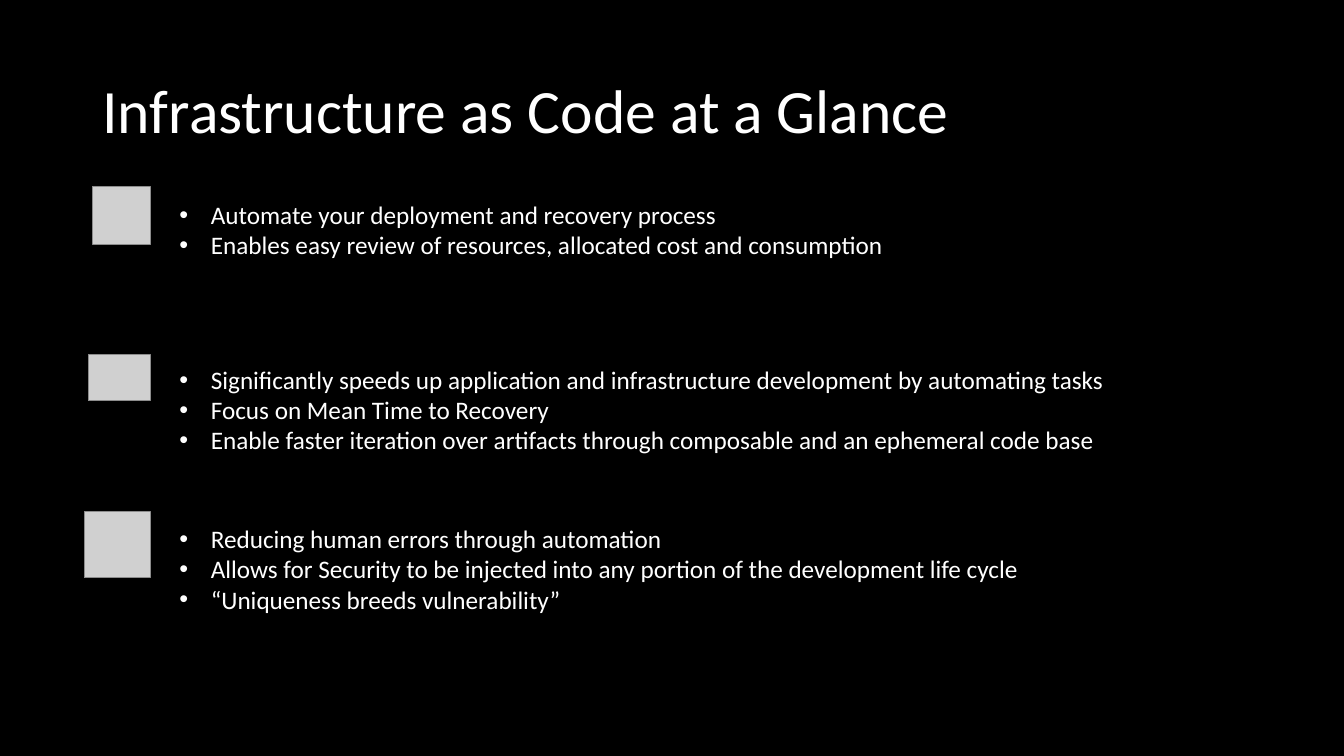
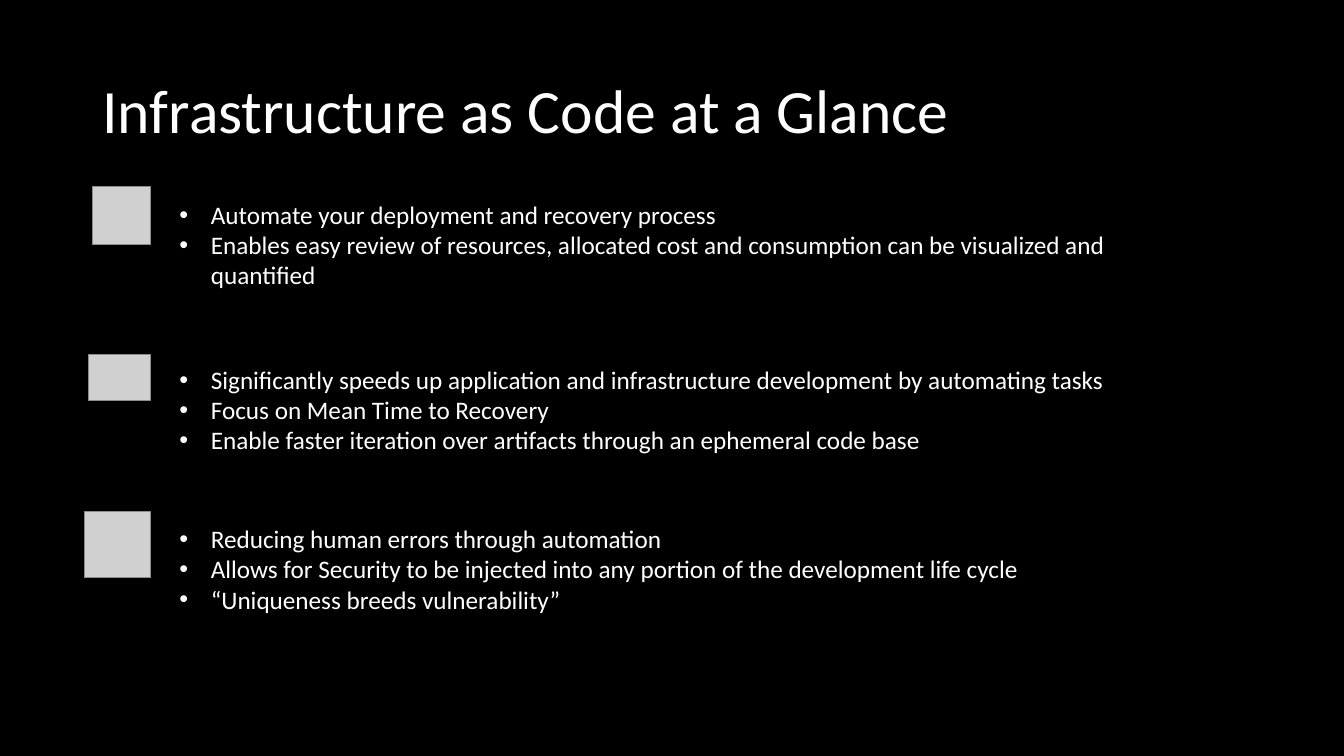
Before and after one commit to FraserPol/hashi-tech-excersise, a slide deck: slide 36 of Hashi-Demo-Preso.pptx. Drawn at 1344x756 pixels with LibreOffice and Linux fonts; fonts in the diff are those of the drawing; grey boxes stand for pictures. Boxes give left, top, right and bottom in pixels: in the first picture for what was removed or moved away, otherwise in the second. Text is boxed around its words. In the diff, an @@ line names an element or a change of style, - is before the commit and + after.

```diff
--- a/Hashi-Demo-Preso.pptx
+++ b/Hashi-Demo-Preso.pptx
@@ text at [211, 236, 1104, 288]: text changed @@
-• Enables easy review of resources, allocated cost and consumption
+• Enables easy review of resources, allocated cost and consumption can be visualized and quantified
@@ text at [211, 431, 920, 454]: text changed @@
-• Enable faster iteration over artifacts through composable and an ephemeral code base
+• Enable faster iteration over artifacts through an ephemeral code base
```
Also in this commit, not shown: 7 other slides changed, 13 slides added, 1 slide removed, 13 other files.
